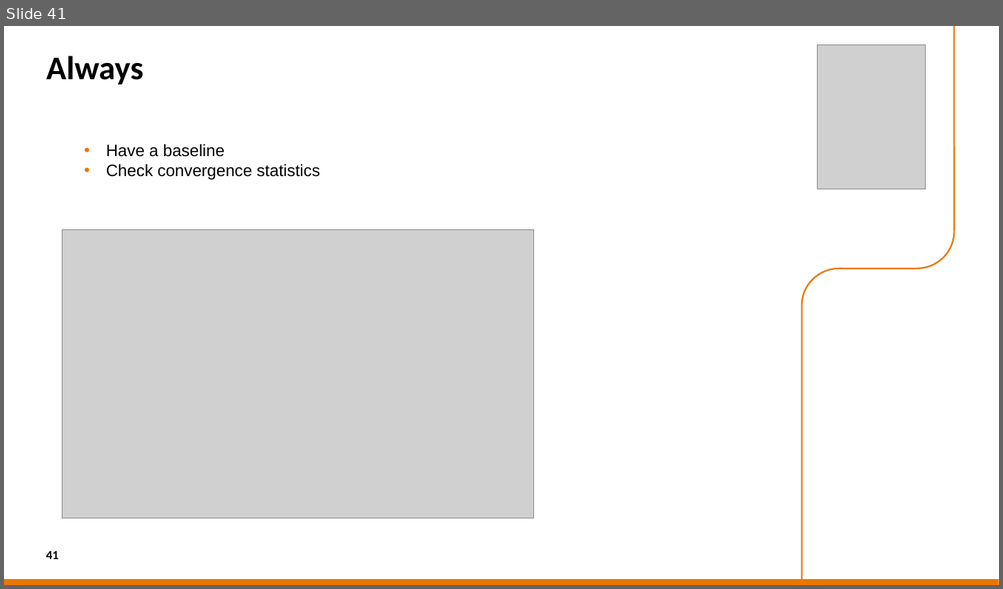
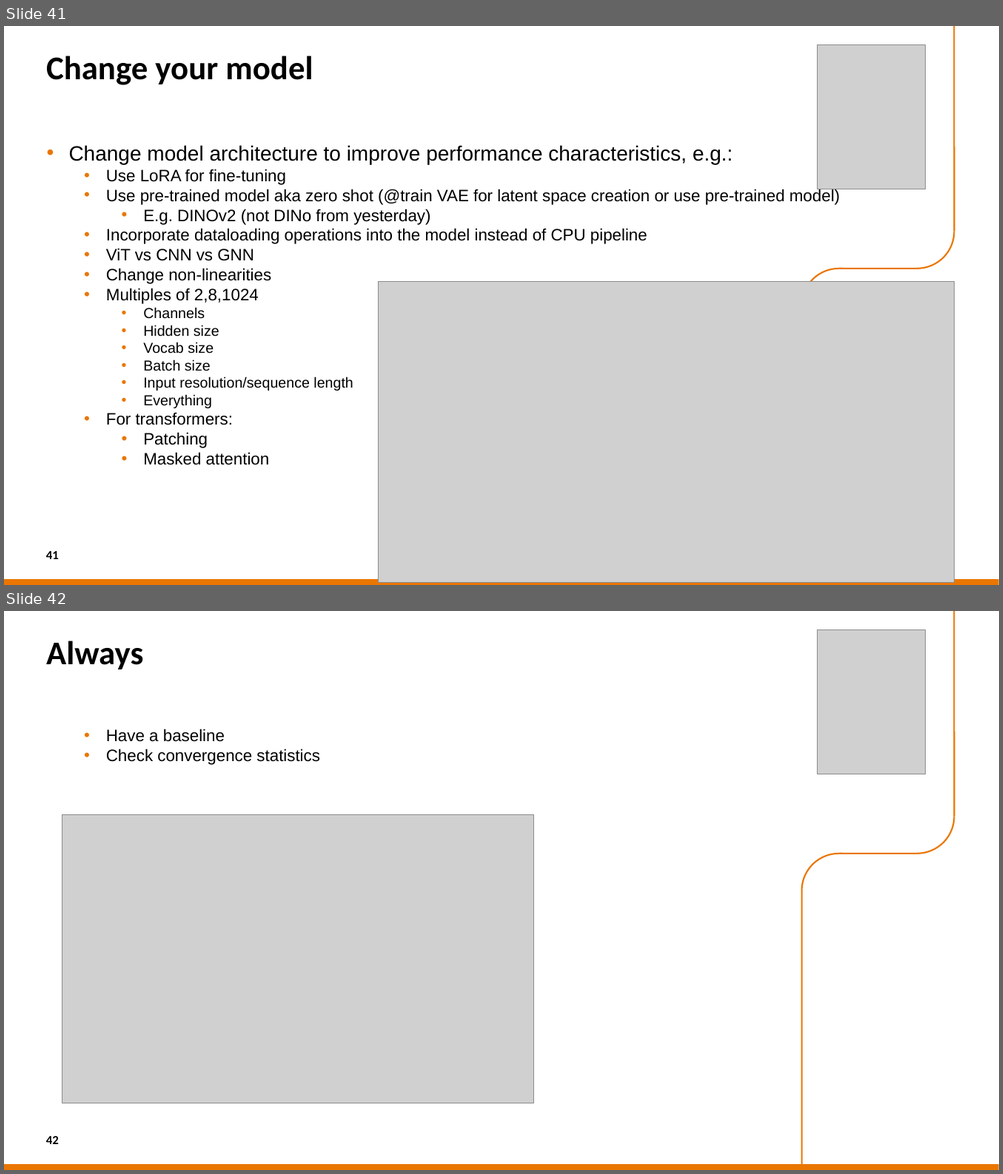
Before and after one commit to sara-nl/HPML-course-materials, a slide deck: Day2/slides/hw_and_software_features.pptx. Shown one above the other, each under a label of ours: slide 41 before the commit, slides 41 and 42 after it. The pictures are 1003x589 and 1003x1174 pixels, drawn with LibreOffice and Linux fonts; fonts in the diff are those of the drawing; grey boxes stand for pictures; background and template pictures are left out. Boxes give left, top, right and bottom in pixels: in the first picture for what was removed or moved away, otherwise in the second. Text is boxed around its words. In the diff, an @@ line names an element or a change of style, - is before the commit and + after.

```diff
--- a/Day2/slides/hw_and_software_features.pptx
+++ b/Day2/slides/hw_and_software_features.pptx
@@ slide 41 added at box(4, 26, 999, 585), background #FFFFFF; not listed: 1 template element that a slide beside it also shows @@
@@ picture added at box(817, 45, 925, 190) @@
@@ freeform shape added at box(954, 26, 954, 232), outline #EA7600 1.5 pt @@
@@ title added at box(46, 56, 313, 85), 32 pt, text #000000, bold @@
+Change your model
@@ text added at box(69, 145, 839, 466), 16 pt, text #000000 @@
+• Change model architecture to improve performance characteristics, e.g.:
+  • Use LoRA for fine-tuning
+  • Use pre-trained model aka zero shot (@train VAE for latent space creation or use pre-trained model)
+    • E.g. DINOv2 (not DINo from yesterday)
+  • Incorporate dataloading operations into the model instead of CPU pipeline
+  • ViT vs CNN vs GNN
+  • Change non-linearities
+  • Multiples of 2,8,1024
+    • Channels
+    • Hidden size
+    • Vocab size
+    • Batch size
+    • Input resolution/sequence length
+    • Everything
+  • For transformers:
+    • Patching
+    • Masked attention
@@ arc (boxed as its full ellipse) added at box(880, 195, 954, 269), outline #EA7600 1.5 pt @@
@@ arc (boxed as its full ellipse) added at box(802, 269, 876, 342), outline #EA7600 1.5 pt @@
@@ freeform shape added at box(839, 269, 917, 269), outline #EA7600 1.5 pt @@
@@ picture added at box(378, 282, 955, 583) @@
@@ freeform shape added at box(802, 306, 802, 585), outline #EA7600 1.5 pt @@
@@ page number added at box(46, 551, 59, 560), 12 pt, text #000000, bold @@
+41
@@ what was slide 41 is now slide 42 @@
@@ page number at box(46, 1136, 59, 1145): text changed @@
-41
+42
```
Also in this commit, not shown: 28 slides changed, 12 other files.
